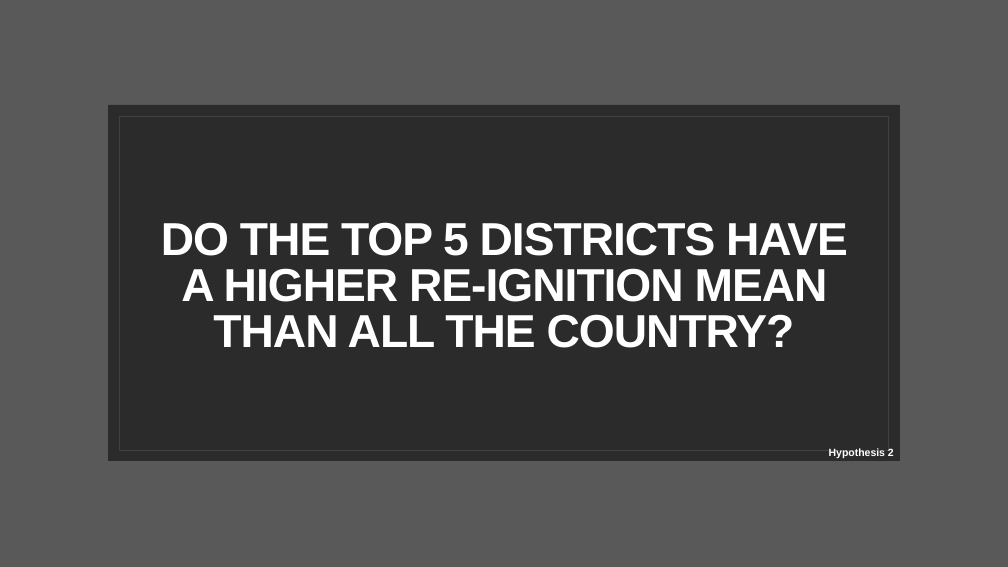
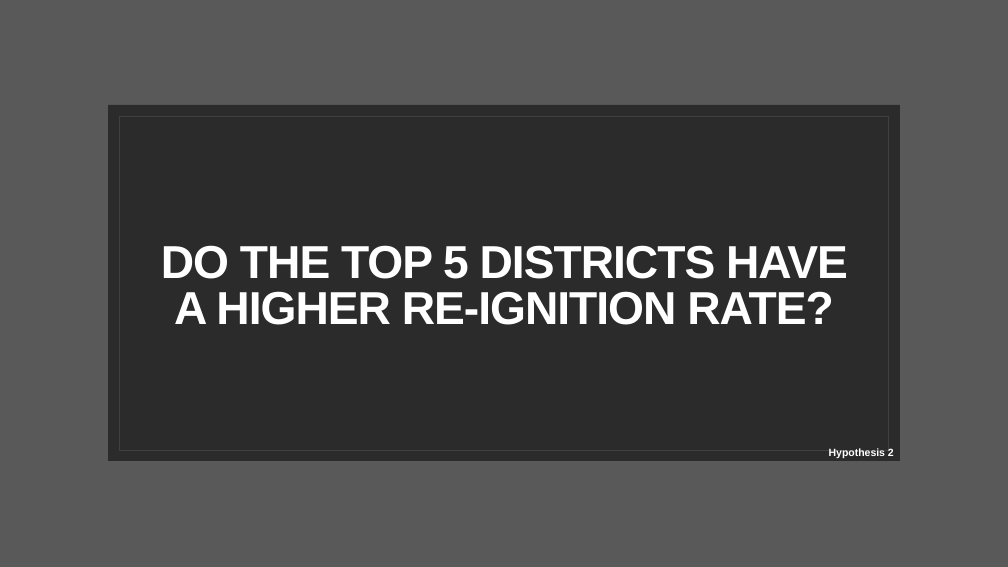
Before and after one commit to Simao-Lopes/Fire-Project, a slide deck: slide 13 of Presentation/The fires in Portugal.pptx (slide 9 before the commit). Drawn at 1008x567 pixels with LibreOffice and Linux fonts; fonts in the diff are those of the drawing; background and template pictures are left out; a plain dark background stands for a picture behind light text. Boxes give left, top, right and bottom in pixels: in the first picture for what was removed or moved away, otherwise in the second. Text is boxed around its words. In the diff, an @@ line names an element or a change of style, - is before the commit and + after.

```diff
--- a/Presentation/The fires in Portugal.pptx
+++ b/Presentation/The fires in Portugal.pptx
@@ title at [161, 245, 848, 325]: text changed @@
-DO THE TOP 5 DISTRICTS HAVE A HIGHER RE-IGNITION MEAN THAN ALL THE COUNTRY?
+DO THE TOP 5 DISTRICTS HAVE A HIGHER RE-IGNITION RATE?
```
Also in this commit, not shown: 9 other slides changed, 5 slides added, 20 other files.
